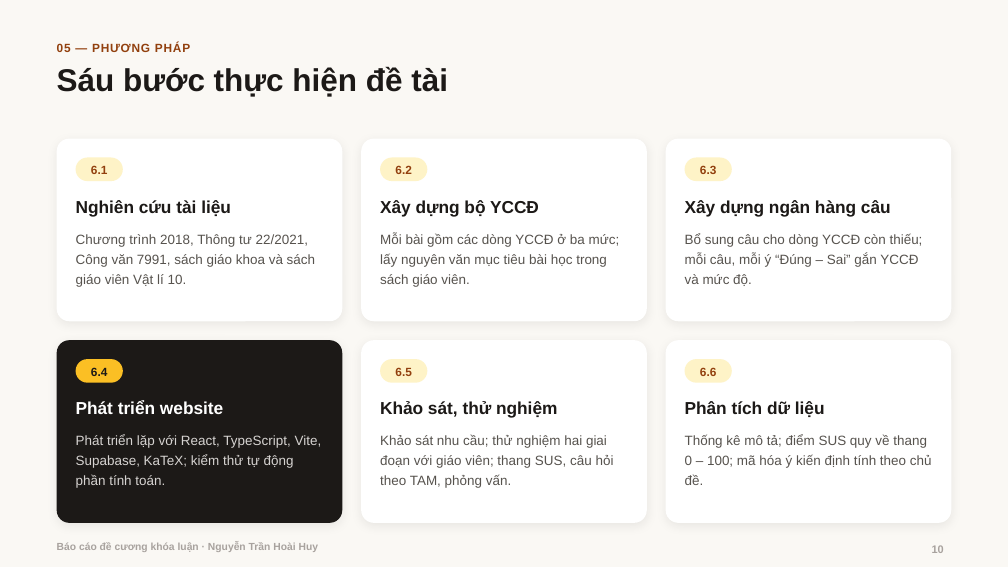
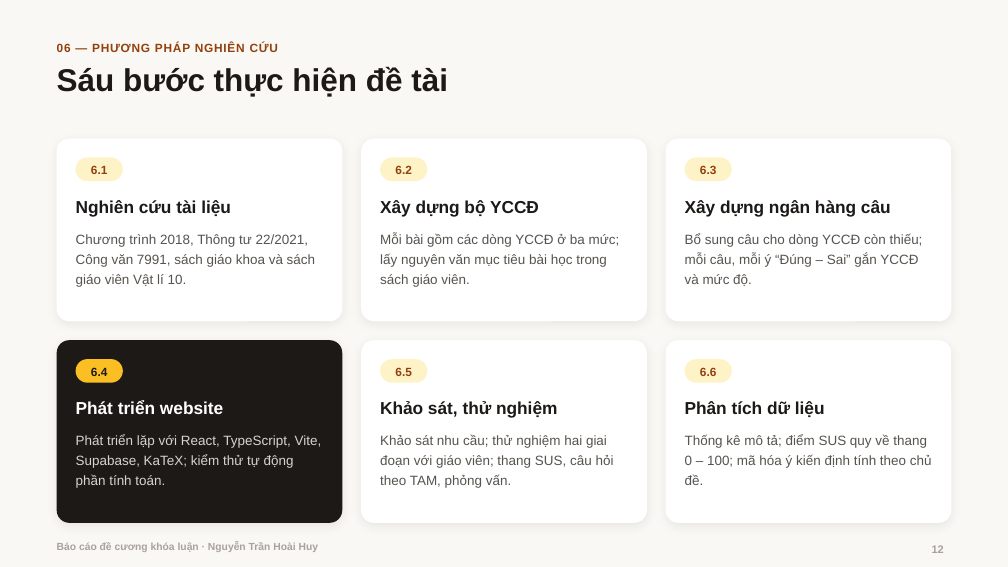
Before and after one commit to hoaihuy2609/kltn, a slide deck: slide 12 of tai-ve/Bao_cao_de_cuong.pptx (slide 10 before the commit). Drawn at 1008x567 pixels with LibreOffice and Linux fonts; fonts in the diff are those of the drawing; background and template pictures are left out. Boxes give left, top, right and bottom in pixels: in the first picture for what was removed or moved away, otherwise in the second. Text is boxed around its words. In the diff, an @@ line names an element or a change of style, - is before the commit and + after.

```diff
--- a/tai-ve/Bao_cao_de_cuong.pptx
+++ b/tai-ve/Bao_cao_de_cuong.pptx
@@ text at (57, 43, 279, 52): text changed @@
-05 — PHƯƠNG PHÁP
+06 — PHƯƠNG PHÁP NGHIÊN CỨU
```
Also in this commit, not shown: 15 other slides changed, 2 slides added, 16 other files.
